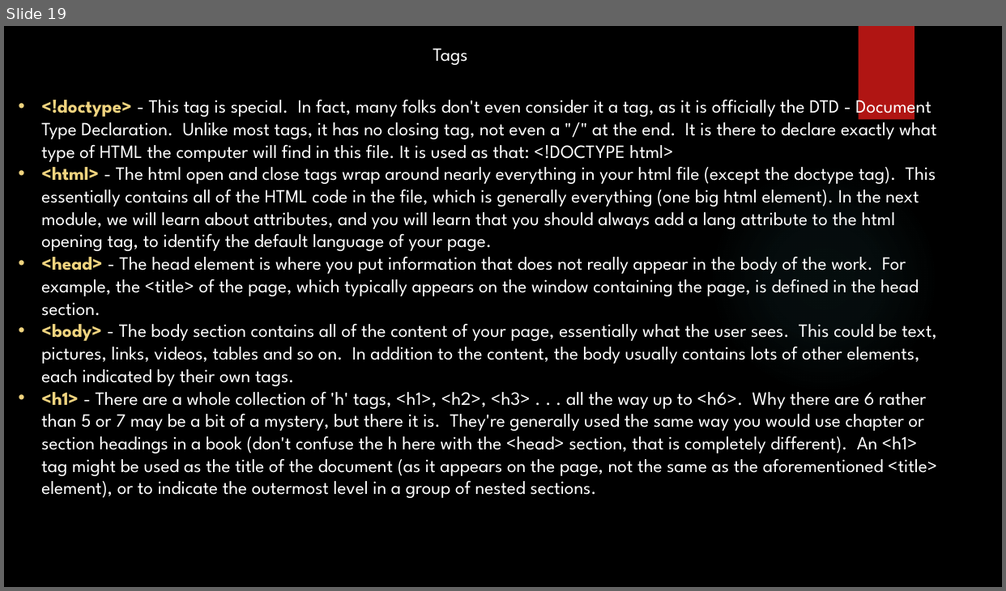
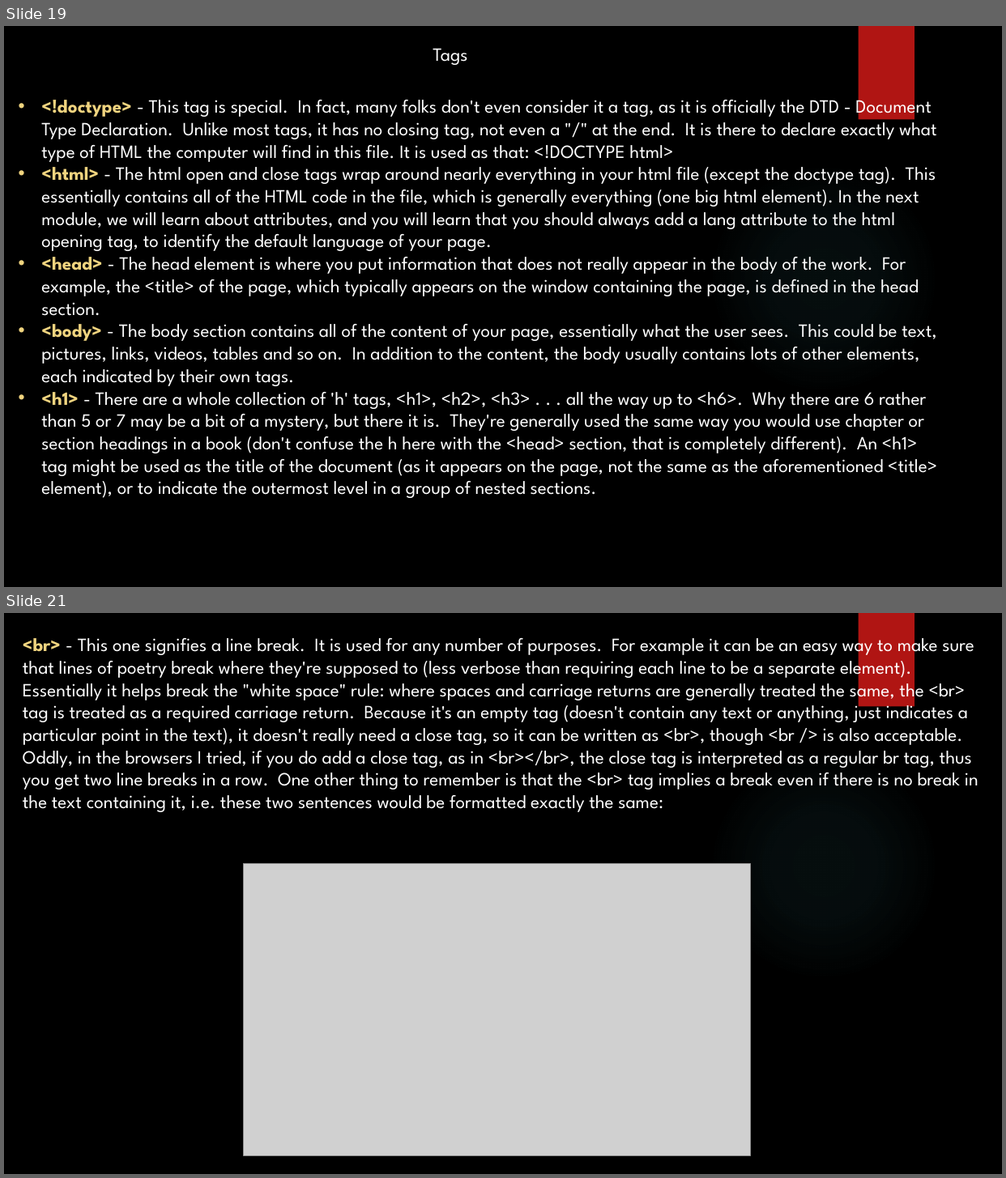
Before and after one commit to yogeshwar1996/HTML5CSS, a slide deck: Fundamentals of HTML and CSS.pptx. Shown one above the other, each under a label of ours: slide 19 before the commit, slides 19 and 21 after it; the slides between them are not shown. The pictures are 1006x591 and 1006x1178 pixels, drawn with LibreOffice and Linux fonts; fonts in the diff are those of the drawing; grey boxes stand for pictures; background and template pictures are left out. Boxes give left, top, right and bottom in pixels: in the first picture for what was removed or moved away, otherwise in the second. Text is boxed around its words. In the diff, an @@ line names an element or a change of style, - is before the commit and + after.

```diff
--- a/Fundamentals of HTML and CSS.pptx
+++ b/Fundamentals of HTML and CSS.pptx
@@ slide 21 added at box(4, 613, 1002, 1174), background picture (left out); not listed: 2 template elements that a slide beside it also shows @@
@@ text added at box(23, 632, 978, 812), 18 pt, text #FFFFFF @@
+<br> - This one signifies a line break. It is used for any number of purposes. For example it can be an easy way to make sure that lines of poetry break where they're supposed to (less verbose than requiring each line to be a separate element). Essentially it helps break the "white space" rule: where spaces and carriage returns are generally treated the same, the <br> tag is treated as a required carriage return. Because it's an empty tag (doesn't contain any text or anything, just indicates a particular point in the text), it doesn't really need a close tag, so it can be written as <br>, though <br /> is also acceptable. Oddly, in the browsers I tried, if you do add a close tag, as in <br></br>, the close tag is interpreted as a regular br tag, thus you get two line breaks in a row. One other thing to remember is that the <br> tag implies a break even if there is no break in the text containing it, i.e. these two sentences would be formatted exactly the same:
@@ picture added at box(244, 864, 750, 1157) @@
```
Also in this commit, not shown: 1 slide changed, 1 slide removed.
